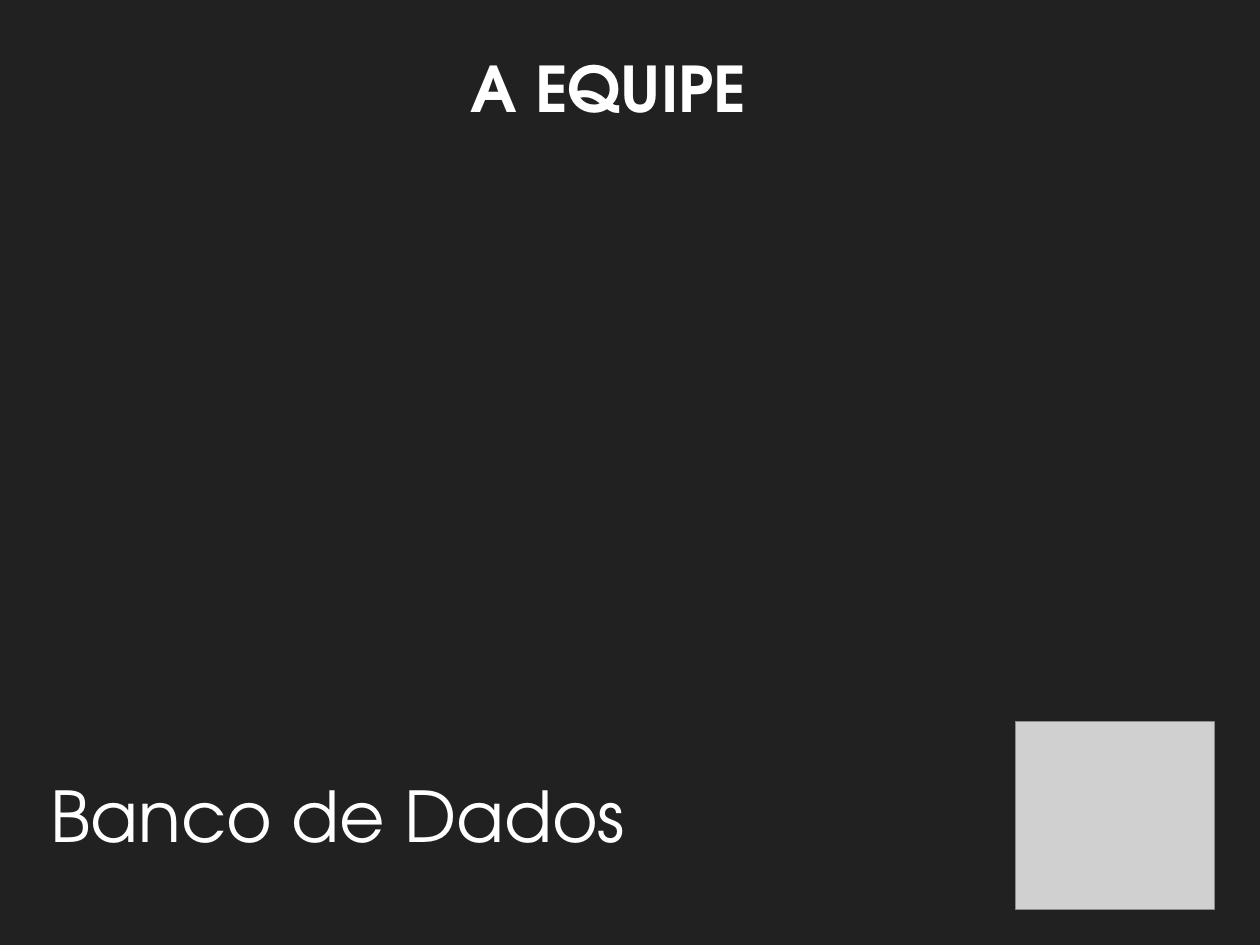
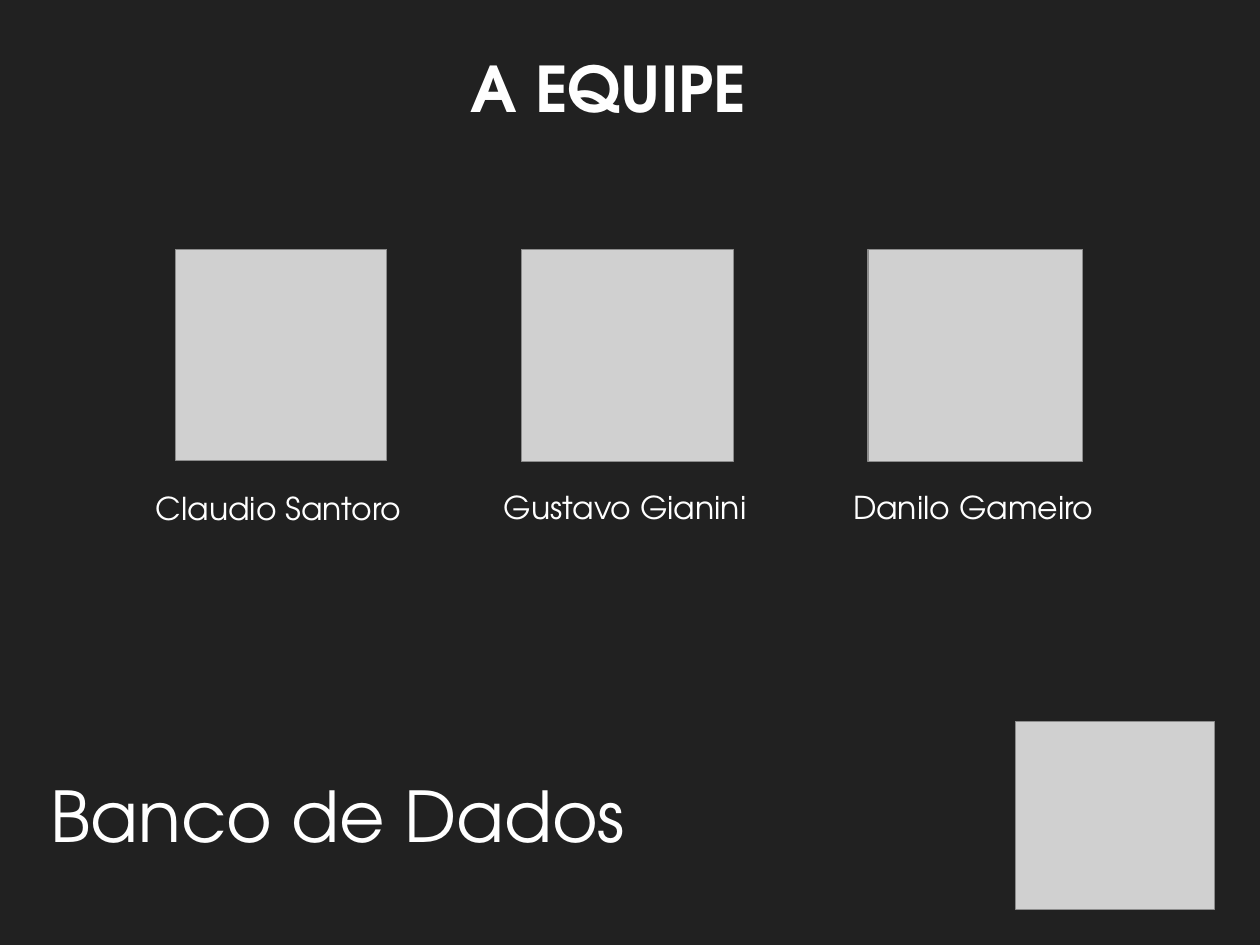
Before and after one commit to ovflowd/matriculeMe, a slide deck: slide 7 of Artefatos/ApresentaçãoFinal.pptx. Drawn at 1260x945 pixels with LibreOffice and Linux fonts; fonts in the diff are those of the drawing; grey boxes stand for pictures; background and template pictures are left out. Boxes give left, top, right and bottom in pixels: in the first picture for what was removed or moved away, otherwise in the second. Text is boxed around its words. In the diff, an @@ line names an element or a change of style, - is before the commit and + after.

```diff
--- a/Artefatos/ApresentaçãoFinal.pptx
+++ b/Artefatos/ApresentaçãoFinal.pptx
@@ picture added at [175,249,387,461] @@
@@ picture added at [522,249,733,461] @@
@@ picture added at [868,249,1082,461] @@
@@ text added at [156,496,402,521], 18 pt, text #FFFFFF @@
+Claudio Santoro
@@ text added at [504,495,746,520], 18 pt, text #FFFFFF @@
+Gustavo Gianini
@@ text added at [853,495,1093,520], 18 pt, text #FFFFFF @@
+Danilo Gameiro
```
Also in this commit, not shown: 5 other slides changed, 4 slides added, 6 slides removed.
